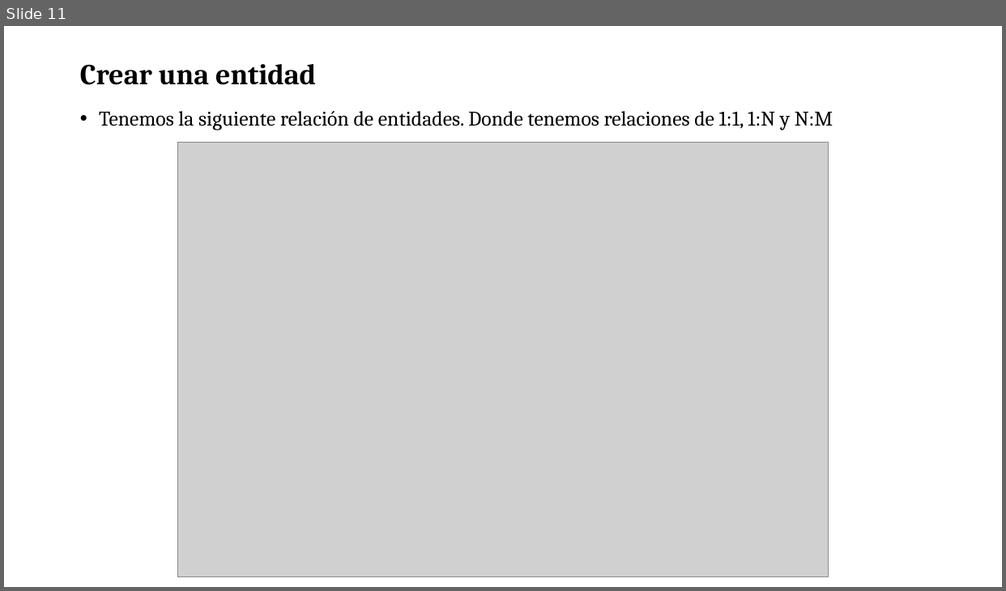
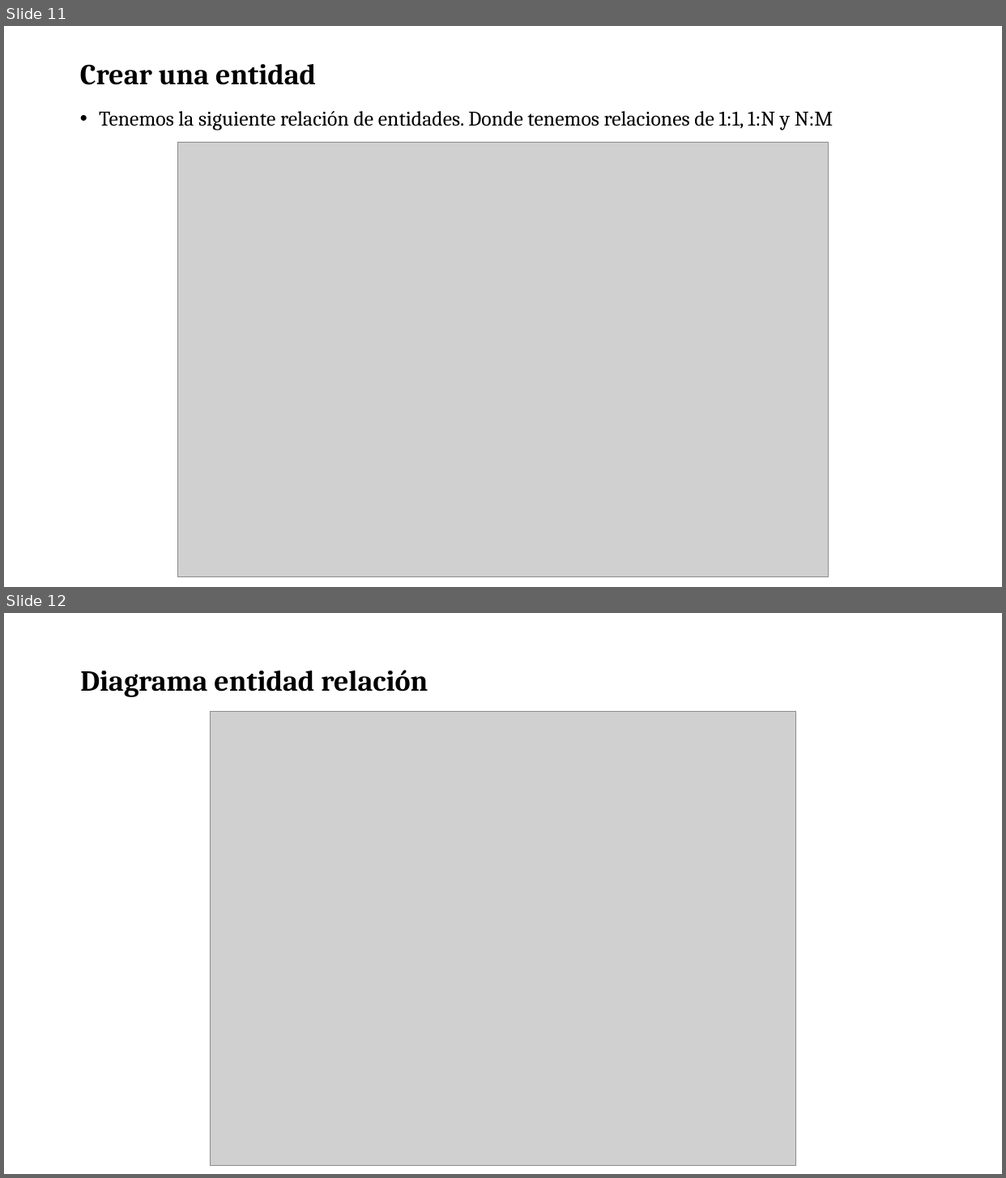
Before and after one commit to soycperez/jpa-concepts, a slide deck: JPA.pptx. Shown one above the other, each under a label of ours: slide 11 before the commit, slides 11 and 12 after it. The pictures are 1006x591 and 1006x1178 pixels, drawn with LibreOffice and Linux fonts; fonts in the diff are those of the drawing; grey boxes stand for pictures; background and template pictures are left out. Boxes give left, top, right and bottom in pixels: in the first picture for what was removed or moved away, otherwise in the second. Text is boxed around its words. In the diff, an @@ line names an element or a change of style, - is before the commit and + after.

```diff
--- a/JPA.pptx
+++ b/JPA.pptx
@@ slide 12 added at [4,613,1002,1174], background picture (left out) @@
@@ title added at [80,670,428,697], 28 pt, text #000000, bold @@
+Diagrama entidad relación
@@ picture added at [210,711,796,1166] @@
```
Also in this commit, not shown: 1 other slide added, 1 slide removed.
